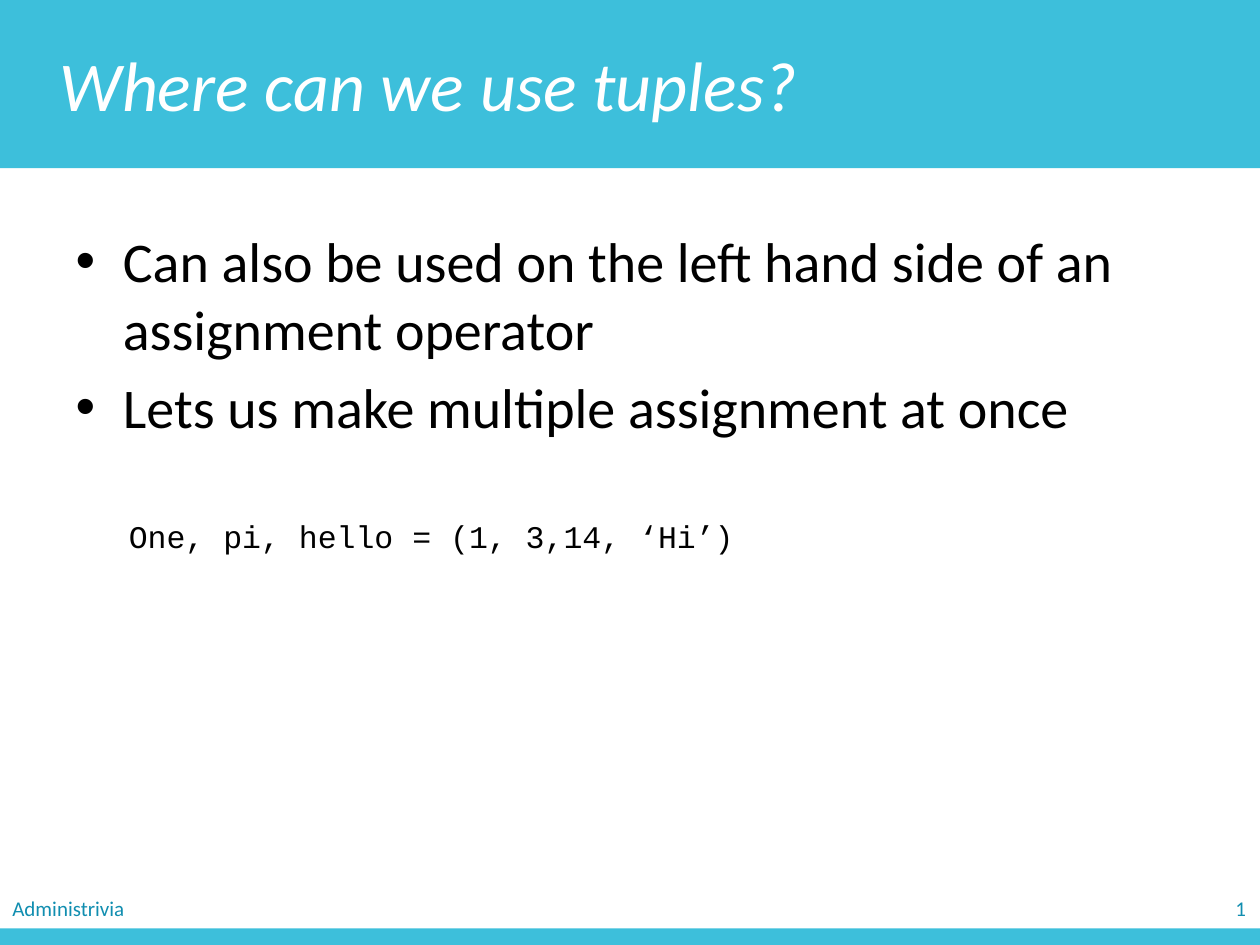
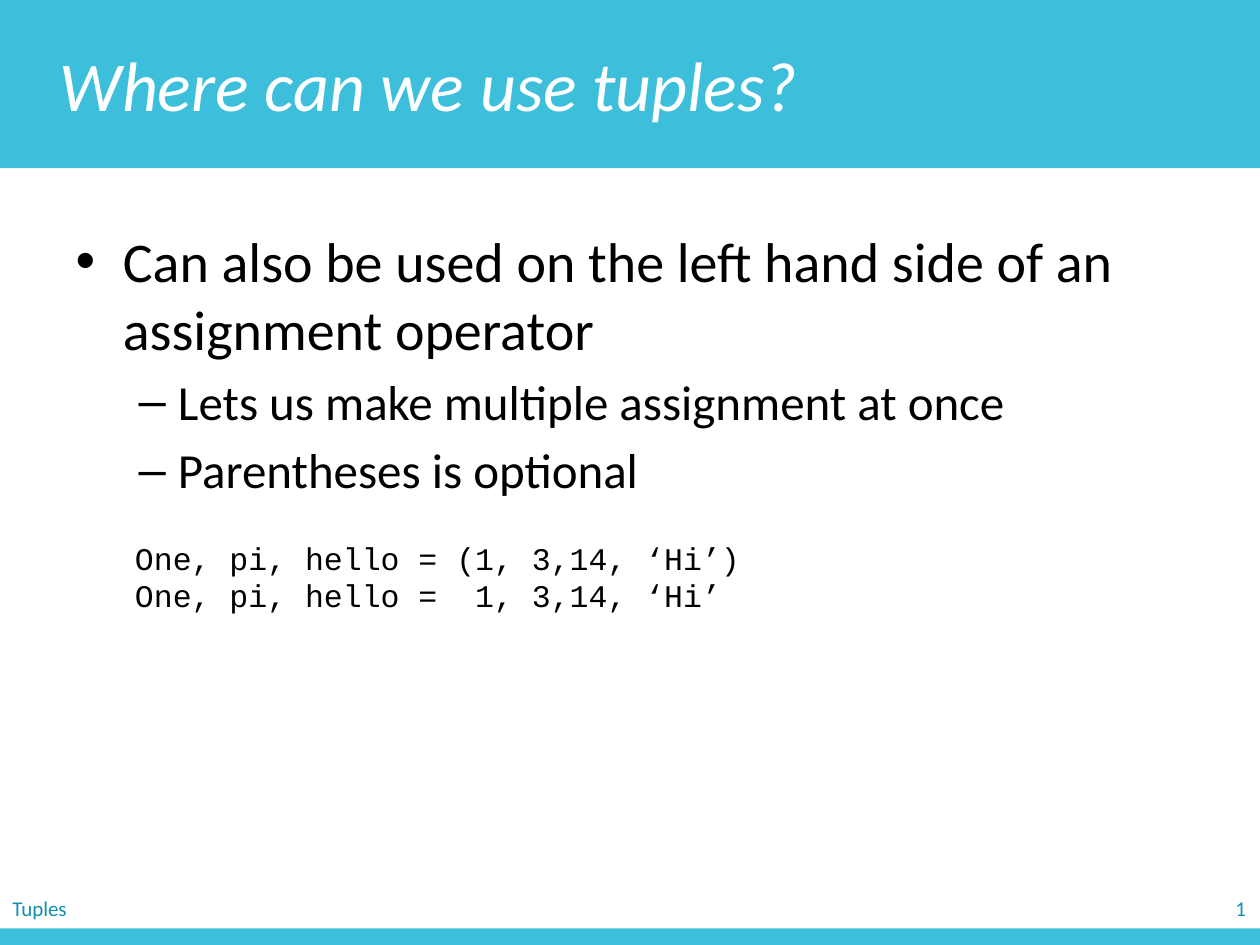
Before and after one commit to zichengliao/zuics101-fa17, a slide deck: slide 28 of lectures/lec09/lec09.pptx (slide 27 before the commit). Drawn at 1260x945 pixels with LibreOffice and Linux fonts; fonts in the diff are those of the drawing. Boxes give left, top, right and bottom in pixels: in the first picture for what was removed or moved away, otherwise in the second. Text is boxed around its words. In the diff, an @@ line names an element or a change of style, - is before the commit and + after.

```diff
--- a/lectures/lec09/lec09.pptx
+++ b/lectures/lec09/lec09.pptx
@@ text at bbox=[178, 386, 1005, 429]: size 32 to 28 pt in "Lets us make multiple assignment at once"; bullet • to –; list level 1 to 2 in "Lets us make multiple assignment ..." @@
@@ text at bbox=[178, 454, 638, 496]: paragraph added @@
+  – Parentheses is optional
@@ text "One, pi, hello = (1, ...": place and size @@
-text "One, pi, hello = (1, ..." at bbox=[129, 525, 733, 555]
+text "One, pi, hello = (1, ..." at bbox=[135, 547, 739, 614]
@@ text at bbox=[135, 585, 721, 614]: paragraph added @@
+One, pi, hello = 1, 3,14, ‘Hi’
@@ text removed at bbox=[12, 901, 124, 916] @@
-Administrivia
@@ text added at bbox=[12, 901, 66, 920], 12 pt, text #118EB0 @@
+Tuples
```
Also in this commit, not shown: 43 other slides changed, 3 slides added, 4 slides removed.
